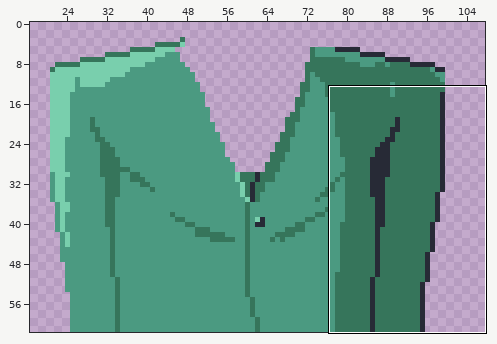
Pixel-art file -- art/src/torso/adele-venn.aseprite. The first picture is a wide view before the edit; the outline marks the close-up.
Close-up. Before the edit:
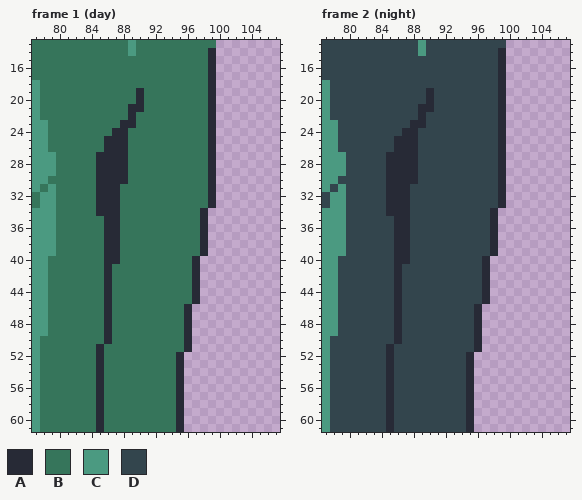
120x62 pixels, 2 frames. Shown: frame 1 (day): x 77..107, y 13..61; frame 2 (night): x 77..107, y 13..61. The wide view leaves out empty margins.
Palette (. is transparent): A #272a36  B #36755b  C #4b9a81  D #33454d
Pixels before, frame 1 (day), first column x 77:
13 BBBBBBBBBBBBCBBBBBBBBBB
14 BBBBBBBBBBBBCBBBBBBBBBA
15 BBBBBBBBBBBBBBBBBBBBBBA
16 BBBBBBBBBBBBBBBBBBBBBBA
17 BBBBBBBBBBBBBBBBBBBBBBA
18 CBBBBBBBBBBBBBBBBBBBBBA
19 CBBBBBBBBBBBBABBBBBBBBA
20 CBBBBBBBBBBBBABBBBBBBBA
21 CBBBBBBBBBBBAABBBBBBBBA
22 CBBBBBBBBBBBABBBBBBBBBA
23 CCBBBBBBBBBAABBBBBBBBBA
24 CCBBBBBBBBAABBBBBBBBBBA
25 CCBBBBBBBAAABBBBBBBBBBA
26 CCBBBBBBBAAABBBBBBBBBBA
27 CCCBBBBBAAAABBBBBBBBBBA
28 CCCBBBBBAAAABBBBBBBBBBA
29 CCCBBBBBAAAABBBBBBBBBBA
30 CCBBBBBBAAAABBBBBBBBBBA
31 CBCBBBBBAAABBBBBBBBBBBA
32 BCCBBBBBAAABBBBBBBBBBBA
33 BCCBBBBBAAABBBBBBBBBBBA
34 CCCBBBBBAAABBBBBBBBBBA.
35 CCCBBBBBBAABBBBBBBBBBA.
36 CCCBBBBBBAABBBBBBBBBBA.
37 CCCBBBBBBAABBBBBBBBBBA.
38 CCCBBBBBBAABBBBBBBBBBA.
39 CCCBBBBBBAABBBBBBBBBBA.
40 CCBBBBBBBAABBBBBBBBBA..
41 CCBBBBBBBABBBBBBBBBBA..
42 CCBBBBBBBABBBBBBBBBBA..
43 CCBBBBBBBABBBBBBBBBBA..
44 CCBBBBBBBABBBBBBBBBBA..
45 CCBBBBBBBABBBBBBBBBBA..
46 CCBBBBBBBABBBBBBBBBA...
47 CCBBBBBBBABBBBBBBBBA...
48 CCBBBBBBBABBBBBBBBBA...
49 CCBBBBBBBABBBBBBBBBA...
50 CBBBBBBBBABBBBBBBBBA...
51 CBBBBBBBABBBBBBBBBBA...
52 CBBBBBBBABBBBBBBBBA....
53 CBBBBBBBABBBBBBBBBA....
54 CBBBBBBBABBBBBBBBBA....
55 CBBBBBBBABBBBBBBBBA....
56 CBBBBBBBABBBBBBBBBA....
57 CBBBBBBBABBBBBBBBBA....
58 CBBBBBBBABBBBBBBBBA....
59 CBBBBBBBABBBBBBBBBA....
60 CBBBBBBBABBBBBBBBBA....
61 CBBBBBBBABBBBBBBBBA....
Pixels before, frame 2 (night), first column x 77:
13 DDDDDDDDDDDDCDDDDDDDDDD
14 DDDDDDDDDDDDCDDDDDDDDDA
15 DDDDDDDDDDDDDDDDDDDDDDA
16 DDDDDDDDDDDDDDDDDDDDDDA
17 DDDDDDDDDDDDDDDDDDDDDDA
18 CDDDDDDDDDDDDDDDDDDDDDA
19 CDDDDDDDDDDDDADDDDDDDDA
20 CDDDDDDDDDDDDADDDDDDDDA
21 CDDDDDDDDDDDAADDDDDDDDA
22 CDDDDDDDDDDDADDDDDDDDDA
23 CCDDDDDDDDDAADDDDDDDDDA
24 CCDDDDDDDDAADDDDDDDDDDA
25 CCDDDDDDDAAADDDDDDDDDDA
26 CCDDDDDDDAAADDDDDDDDDDA
27 CCCDDDDDAAAADDDDDDDDDDA
28 CCCDDDDDAAAADDDDDDDDDDA
29 CCCDDDDDAAAADDDDDDDDDDA
30 CCDDDDDDAAAADDDDDDDDDDA
31 CDCDDDDDAAADDDDDDDDDDDA
32 DCCDDDDDAAADDDDDDDDDDDA
33 DCCDDDDDAAADDDDDDDDDDDA
34 CCCDDDDDAAADDDDDDDDDDA.
35 CCCDDDDDDAADDDDDDDDDDA.
36 CCCDDDDDDAADDDDDDDDDDA.
37 CCCDDDDDDAADDDDDDDDDDA.
38 CCCDDDDDDAADDDDDDDDDDA.
39 CCCDDDDDDAADDDDDDDDDDA.
40 CCDDDDDDDAADDDDDDDDDA..
41 CCDDDDDDDADDDDDDDDDDA..
42 CCDDDDDDDADDDDDDDDDDA..
43 CCDDDDDDDADDDDDDDDDDA..
44 CCDDDDDDDADDDDDDDDDDA..
45 CCDDDDDDDADDDDDDDDDDA..
46 CCDDDDDDDADDDDDDDDDA...
47 CCDDDDDDDADDDDDDDDDA...
48 CCDDDDDDDADDDDDDDDDA...
49 CCDDDDDDDADDDDDDDDDA...
50 CDDDDDDDDADDDDDDDDDA...
51 CDDDDDDDADDDDDDDDDDA...
52 CDDDDDDDADDDDDDDDDA....
53 CDDDDDDDADDDDDDDDDA....
54 CDDDDDDDADDDDDDDDDA....
55 CDDDDDDDADDDDDDDDDA....
56 CDDDDDDDADDDDDDDDDA....
57 CDDDDDDDADDDDDDDDDA....
58 CDDDDDDDADDDDDDDDDA....
59 CDDDDDDDADDDDDDDDDA....
60 CDDDDDDDADDDDDDDDDA....
61 CDDDDDDDADDDDDDDDDA....
The same view after the edit:
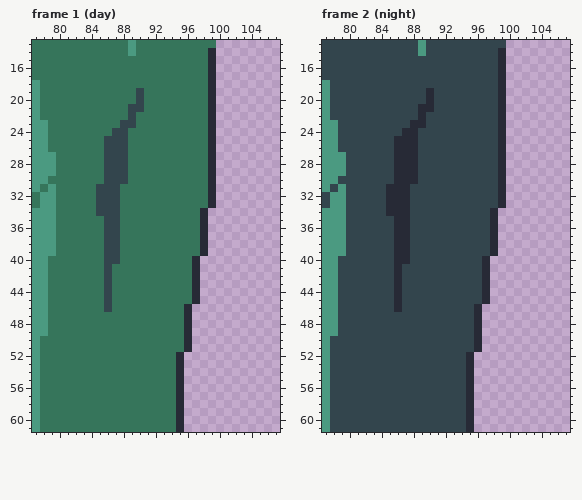
What changed:
{"where": "frame 1 (day)"}
{"frame":1,"y":19,"x":90,"old":"A","new":"D"}
{"frame":1,"y":20,"x":90,"old":"A","new":"D"}
{"frame":1,"y":21,"x":89,"old":"AA","new":"DD"}
{"frame":1,"y":22,"x":89,"old":"A","new":"D"}
{"frame":1,"y":23,"x":88,"old":"AA","new":"DD"}
{"frame":1,"y":24,"x":87,"old":"AA","new":"DD"}
{"frame":1,"y":25,"x":86,"old":"AAA","new":"DDD"}
{"frame":1,"y":26,"x":86,"old":"AAA","new":"DDD"}
{"frame":1,"y":27,"x":85,"old":"AAAA","new":"BDDD"}
{"frame":1,"y":28,"x":85,"old":"AAAA","new":"BDDD"}
{"frame":1,"y":29,"x":85,"old":"AAAA","new":"BDDD"}
{"frame":1,"y":30,"x":85,"old":"AAAA","new":"BDDD"}
{"frame":1,"y":31,"x":85,"old":"AAA","new":"DDD"}
{"frame":1,"y":32,"x":85,"old":"AAA","new":"DDD"}
{"frame":1,"y":33,"x":85,"old":"AAA","new":"DDD"}
{"frame":1,"y":34,"x":85,"old":"AAA","new":"DDD"}
{"frame":1,"y":35,"x":86,"old":"AA","new":"DD"}
{"frame":1,"y":36,"x":86,"old":"AA","new":"DD"}
{"frame":1,"y":37,"x":86,"old":"AA","new":"DD"}
{"frame":1,"y":38,"x":86,"old":"AA","new":"DD"}
{"frame":1,"y":39,"x":86,"old":"AA","new":"DD"}
{"frame":1,"y":40,"x":86,"old":"AA","new":"DD"}
{"frame":1,"y":41,"x":86,"old":"A","new":"D"}
{"frame":1,"y":42,"x":86,"old":"A","new":"D"}
{"frame":1,"y":43,"x":86,"old":"A","new":"D"}
{"frame":1,"y":44,"x":86,"old":"A","new":"D"}
{"frame":1,"y":45,"x":86,"old":"A","new":"D"}
{"frame":1,"y":46,"x":86,"old":"A","new":"D"}
{"frame":1,"y":47,"x":86,"old":"A","new":"B"}
{"frame":1,"y":48,"x":86,"old":"A","new":"B"}
{"frame":1,"y":49,"x":86,"old":"A","new":"B"}
{"frame":1,"y":50,"x":86,"old":"A","new":"B"}
{"frame":1,"y":51,"x":85,"old":"A","new":"B"}
{"frame":1,"y":52,"x":85,"old":"A","new":"B"}
{"frame":1,"y":53,"x":85,"old":"A","new":"B"}
{"frame":1,"y":54,"x":85,"old":"A","new":"B"}
{"frame":1,"y":55,"x":85,"old":"A","new":"B"}
{"frame":1,"y":56,"x":85,"old":"A","new":"B"}
{"frame":1,"y":57,"x":85,"old":"A","new":"B"}
{"frame":1,"y":58,"x":85,"old":"A","new":"B"}
{"frame":1,"y":59,"x":85,"old":"A","new":"B"}
{"frame":1,"y":60,"x":85,"old":"A","new":"B"}
{"frame":1,"y":61,"x":85,"old":"A","new":"B"}
{"where": "frame 2 (night)"}
{"frame":2,"y":27,"x":85,"old":"A","new":"D"}
{"frame":2,"y":28,"x":85,"old":"A","new":"D"}
{"frame":2,"y":29,"x":85,"old":"A","new":"D"}
{"frame":2,"y":30,"x":85,"old":"A","new":"D"}
{"frame":2,"y":47,"x":86,"old":"A","new":"D"}
{"frame":2,"y":48,"x":86,"old":"A","new":"D"}
{"frame":2,"y":49,"x":86,"old":"A","new":"D"}
{"frame":2,"y":50,"x":86,"old":"A","new":"D"}
{"frame":2,"y":51,"x":85,"old":"A","new":"D"}
{"frame":2,"y":52,"x":85,"old":"A","new":"D"}
{"frame":2,"y":53,"x":85,"old":"A","new":"D"}
{"frame":2,"y":54,"x":85,"old":"A","new":"D"}
{"frame":2,"y":55,"x":85,"old":"A","new":"D"}
{"frame":2,"y":56,"x":85,"old":"A","new":"D"}
{"frame":2,"y":57,"x":85,"old":"A","new":"D"}
{"frame":2,"y":58,"x":85,"old":"A","new":"D"}
{"frame":2,"y":59,"x":85,"old":"A","new":"D"}
{"frame":2,"y":60,"x":85,"old":"A","new":"D"}
{"frame":2,"y":61,"x":85,"old":"A","new":"D"}
